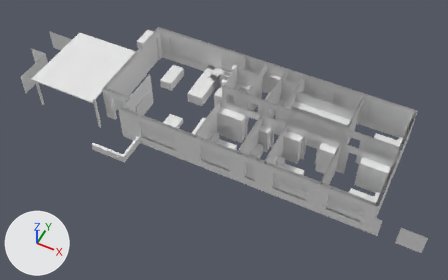
A saved change to the OBJ model renders/3d/house.obj.
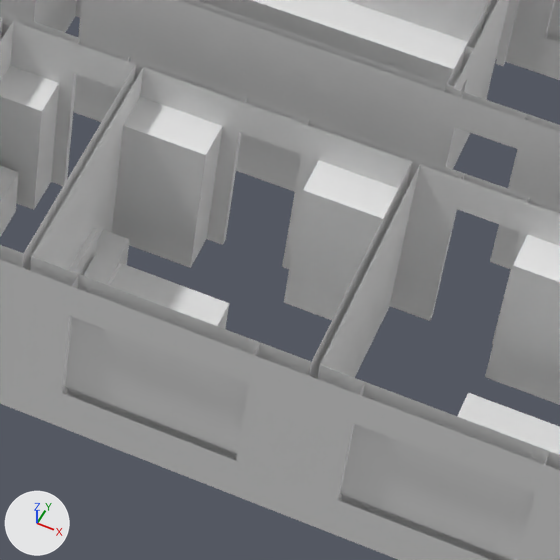
Old and new are each drawn whole from a 50 mm lens placed at (106.9, -62.8, 116.5), pointed at (60.3, 30.5, -0.1) and again close up on the part from 58% to 82% of the width and 40% to 79% of the height. Arrows for +X, +Y and +Z are at lower left; the lights stay in place. The first two pictures are the older version. Where no turn or scale is listed for an object, it has been applied to the vertices. Vertices at exactly the same position are counted once.

In view in the first close-up: 'house'.
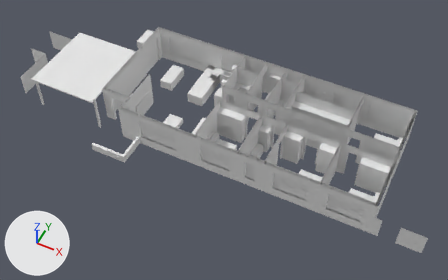
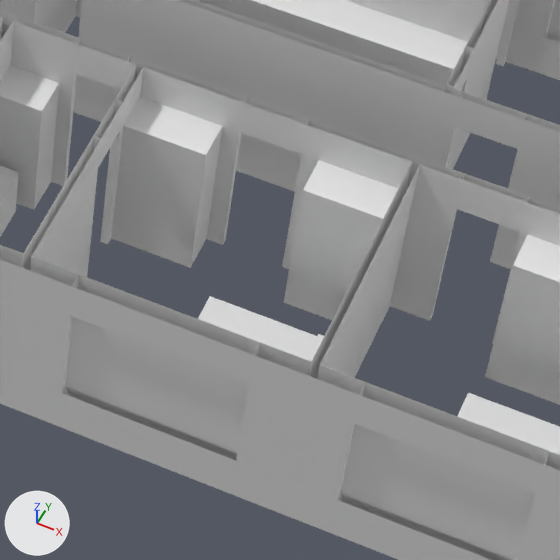
Diff of the bpy script that builds the scene:
```diff
--- a/renders/3d/house.obj.py
+++ b/renders/3d/house.obj.py
@@ me_house @@
 # used by ob_house; location = (0.0, 0.0, 0.0)
-me_house.from_pydata(...)  # 1247 vertices, 820 faces; spans x 0.2..113.2, y 13.0..57.2, z 0.0..10.0
+me_house.from_pydata(...)  # 1259 vertices, 826 faces; spans x 0.2..113.2, y 13.0..57.2, z 0.0..10.0
+# me_house part 1: the loose piece of 28 vertices spanning x 94.0..100.9, y 22.1..30.1, z 0.0..3.7 is copied, and the copy is moved by (-12.4, 0.0, 0.0); it spans x 81.6..88.5, y 22.1..30.1, z 0.0..3.7
+# me_house part 2: the loose piece of 8 vertices spanning x 76.0..77.2, y 26.3..28.4, z 0.0..2.5 is moved by (10.9, 0.0, 0.0)
+# me_house part 3: the loose piece of 28 vertices spanning x 75.6..82.5, y 22.1..30.1, z 0.0..3.7 is deleted
+# me_house part 4
+# 2 faces are deleted
+# 12 vertices are added at x 75.2..75.6, y 28.5..31.0, z 0.0..10.0
+# 8 new faces join them
+# other edits to the shape of me_house do not show in these pictures
```

Location of each change, (x1, y1, x2, y2) in pixels of the close-ups (560 x 560 px; the box of a moved part takes in the faces that stretch with it):
part 1 of me_house, added: after (198, 296, 317, 359)
part 2 of me_house, moved or reshaped (mostly hidden afterwards): before (84, 252, 121, 286); after (306, 334, 324, 362)
part 3 of me_house, deleted: before (69, 229, 229, 329)
part 4 of me_house, cut back: before (22, 65, 143, 270); after (22, 65, 143, 277)
